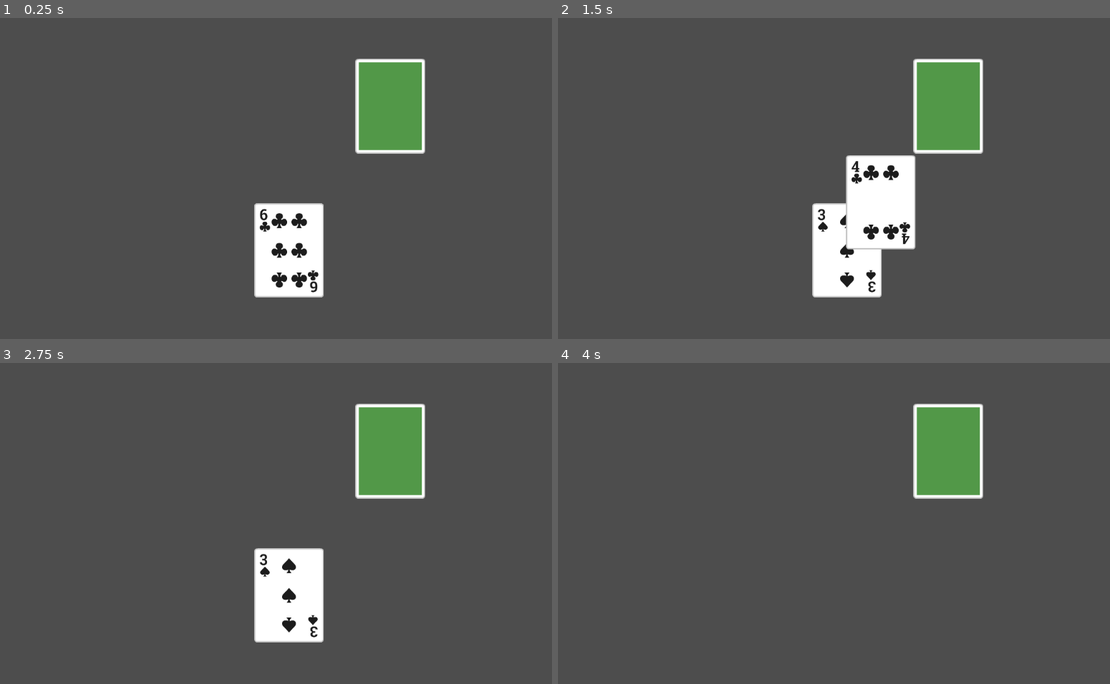
Above: before the commit, frames 1-4 (two rows, left to right).
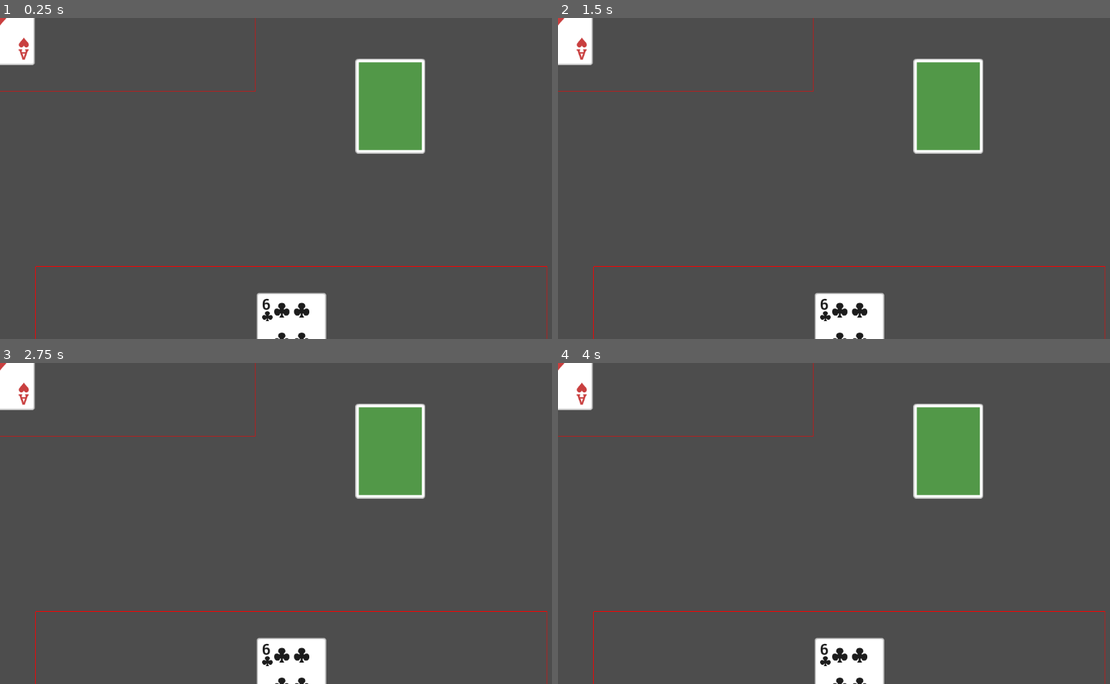
Above: after the commit, the same moments.

Repository: DeClaessens/higher_lower_game
Game: Godot game, scene res://GameManager/GameManager.tscn
The game is run twice, just before and just after one commit, with the same random seed, the same clock (stepped at 60 frames per second) and the same inputs.
Inputs (mouse positions are in pixels of both pictures, inside the frame that each line leads up to):
- Up to frame 1 (0.25 s): no input
- Up to frame 2 (1.5 s): tap Enter at 0.5 s; drag from (845, 249) to (949, 104) at 0.52 s; drag from (845, 249) to (949, 104) at 1.27 s
- Up to frame 3 (2.75 s): move the mouse to (342, 452) at 2.02 s; tap Ctrl at 2.1 s; click (342, 452) at 2.17 s
- Up to frame 4 (4 s): tap Space at 2.75 s; drag from (817, 587) to (673, 475) at 2.77 s; move the mouse to (1016, 571) at 3.52 s; tap Alt at 3.6 s; click (1016, 571) at 3.67 s

The runs differ from the first frame. In frame 1, 6.5% of the frame differs, in the area x 0-100%, y 0-100%; in frame 2, 9.3%; in frame 3, 6.5%; in frame 4, 3.2%.

Commit message:
feat: finishing up

Diff:
--- a/Components/SlotComponent/slotComponent.gd
+++ b/Components/SlotComponent/slotComponent.gd
@@ -4,7 +4,7 @@
 class_name SlotComponent
 
 @export var snap_offset := Vector2.ZERO
-@export var max_allowed_nodes: int = 1
+@export var max_allowed_nodes: int = 3
 @export var locks_nodes: bool = false
 @onready var consumer: Area2D = get_parent()
 
@@ -31,4 +31,4 @@
 	print("accepted node: ", node)
 
 	# Emit a signal to the node that it has been captured by the slot
-	SignalBus.slot_captured.emit(consumer, node, true)
+	SignalBus.slot_captured.emit(consumer, node, locks_nodes)
--- a/Entities/Hand/hand.gd
+++ b/Entities/Hand/hand.gd
@@ -2,13 +2,32 @@
 class_name Hand
 
 @onready var slot: SlotComponent = $SlotComponent
+@onready var collisionShape: CollisionShape2D = $CollisionShape2D
 
 var cards: Array[Card] = []
 var max_cards: int = 3
+var interactible: bool = true
 
 func _ready() -> void:
 	slot.max_allowed_nodes = max_cards
+	slot.locks_nodes = false
 
 func add_card(card: Card) -> void:
 	cards.append(card)
+	card.draggable.can_drag = interactible
 	slot.accept_area2d_node(card)
+
+func remove_card(card: Card) -> void:
+	cards.erase(card)
+
+func random_card() -> Card:
+	return cards.pick_random()
+
+func _apply_visual():
+	_draw()
+
+func _draw():
+	var shape = collisionShape.get_shape()
+	var rect = shape.get_rect()
+	print(shape)
+	draw_rect(rect, Color.RED, false)
--- a/GameManager/GameManager.tscn
+++ b/GameManager/GameManager.tscn
@@ -12,4 +12,4 @@
 scale = Vector2(1.0071315, 1.0071315)
 
 [node name="Hand" parent="." instance=ExtResource("3_pe3qf")]
-position = Vector2(582, 469)
+position = Vector2(587, 650)
--- a/GameManager/game_manager.gd
+++ b/GameManager/game_manager.gd
@@ -3,7 +3,9 @@
 @onready var hand: Hand = $Hand
 
 var CardScene: PackedScene = preload("res://Entities/Card/Card.tscn")
+var HandScene: PackedScene = preload("res://Entities/Hand/Hand.tscn")
 var deck: Array[Card] = []
+var enemy_hand: Hand = null
 # Called when the node enters the scene tree for the first time.
 func _ready() -> void:
 	SignalBus.card_played.connect(_on_card_played)
@@ -14,10 +16,8 @@
 	vp.physics_object_picking_sort = true
 
 	initialize_deck()
-	var drawnCards = draw_cards(3)
-	for card in drawnCards:
-		add_child(card)
-		hand.add_card(card)
+	initialize_player_hand()
+	initialize_enemy_hand()
 
 func initialize_deck() -> void:
 	for suit in Globals.SuitsEnum.values():
@@ -28,6 +28,23 @@
 
 	deck.shuffle()
 
+func initialize_player_hand():
+	var drawnCards = draw_cards(3)
+	for card in drawnCards:
+		add_child(card)
+		hand.add_card(card)
+
+func initialize_enemy_hand():
+	enemy_hand = HandScene.instantiate()
+	enemy_hand.interactible = false
+	enemy_hand.name = 'EnemyHand'
+	add_child(enemy_hand)
+
+	var drawnCards = draw_cards(3)
+	for card in drawnCards:
+		add_child(card)
+		enemy_hand.add_card(card)
+
 func draw_cards(amount: int) -> Array[Card]:
 	var cards: Array[Card] = []
 	for i in amount:
@@ -36,11 +53,11 @@
 
 
 func _on_card_played(card: Card, slot_area: Area2D) -> void:
-	print("Card played: ", card)
-	var drawnCard = draw_cards(1)[0]
-	print(card.name, drawnCard.name)
-	if card.rank > drawnCard.rank:
+	var enemyCard = enemy_hand.random_card()
+	enemy_hand.remove_card(enemyCard)
+	enemyCard.queue_free()
+
+	if card.rank > enemyCard.rank:
 		print("Player wins!")
 	else:
 		print("Player loses!")
-	card.queue_free()
--- a/project.godot
+++ b/project.godot
@@ -10,7 +10,7 @@
 
 [application]
 
-config/name="New Game Project"
+config/name="Higher / Lower"
 run/main_scene="uid://budxylqe7vgvt"
 config/features=PackedStringArray("4.5", "Forward Plus")
 config/icon="res://icon.svg"
